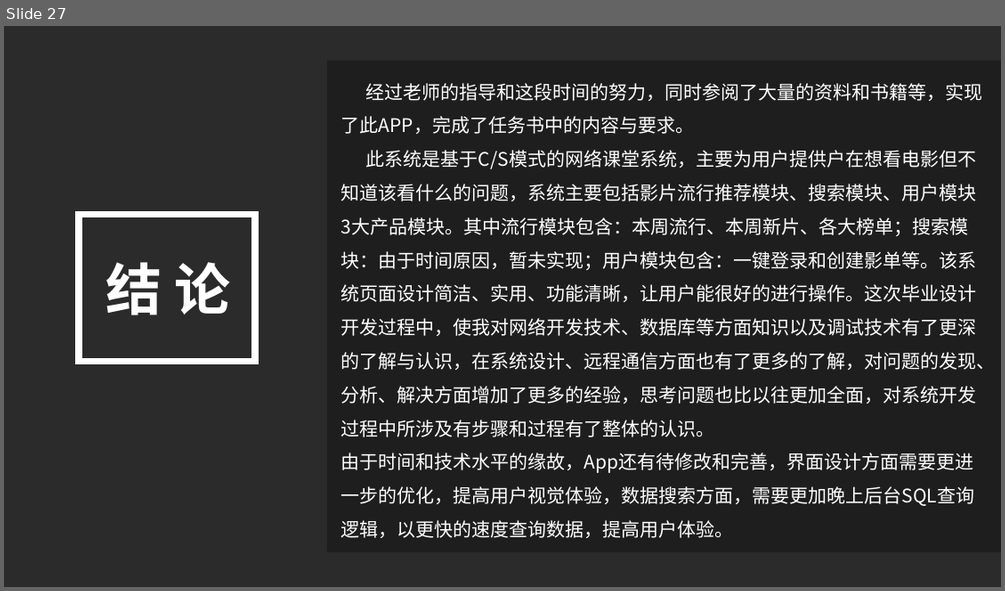
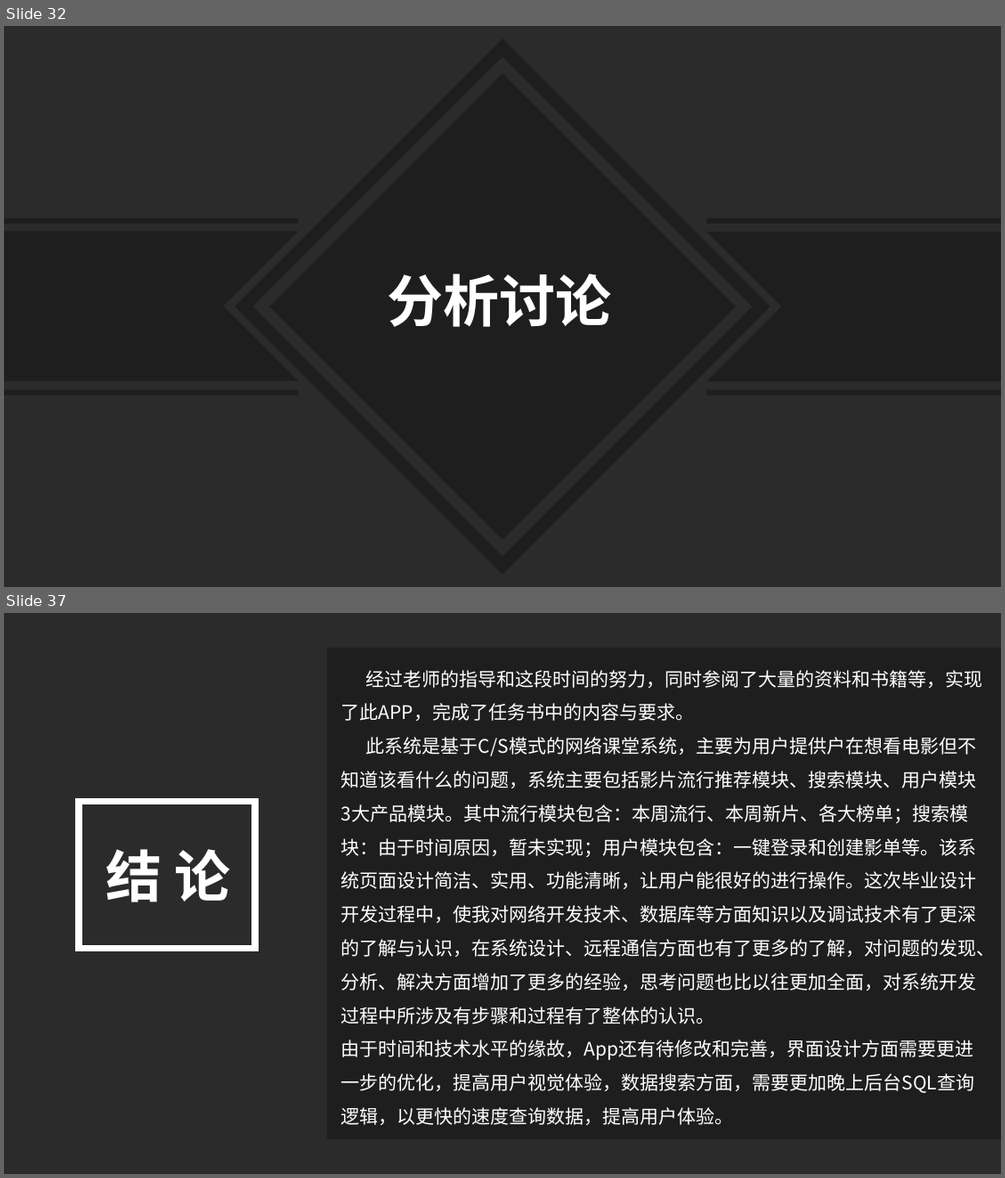
Before and after one commit to lhch102/doc, a slide deck: 夜本毕设资料/夜大本科论文/李虎城-IDEAL-答辩PPT.pptx. Shown one above the other, each under a label of ours: slide 27 before the commit, slides 32 and 37 after it; the slides between them are not shown. The pictures are 1005x591 and 1005x1178 pixels, drawn with LibreOffice and Linux fonts; fonts in the diff are those of the drawing; background and template pictures are left out; a plain dark background stands for a picture behind light text. Boxes give left, top, right and bottom in pixels: in the first picture for what was removed or moved away, otherwise in the second. Text is boxed around its words. In the diff, an @@ line names an element or a change of style, - is before the commit and + after.

```diff
--- a/夜本毕设资料/夜大本科论文/李虎城-IDEAL-答辩PPT.pptx
+++ b/夜本毕设资料/夜大本科论文/李虎城-IDEAL-答辩PPT.pptx
@@ slide 32 added at [4, 26, 1001, 587], background picture (left out) @@
@@ frame added at [235, 38, 769, 574], fill #000000 at 30% opacity @@
@@ diamond added at [269, 73, 736, 539], fill #000000 at 30% opacity @@
@@ freeform shape added at [4, 231, 299, 380], fill #000000 at 30% opacity @@
@@ rectangle added at [4, 218, 299, 224], fill #000000 at 30% opacity @@
@@ freeform shape added at [707, 232, 1001, 381], fill #000000 at 30% opacity @@
@@ rectangle added at [707, 218, 1001, 224], fill #000000 at 30% opacity @@
@@ text added at [387, 273, 611, 327], 54 pt, text #FFFFFF, bold @@
+分析讨论
@@ rectangle added at [4, 389, 299, 394], fill #000000 at 30% opacity @@
@@ rectangle added at [707, 389, 1001, 394], fill #000000 at 30% opacity @@
@@ what was slide 27 is now slide 37 @@
```
Also in this commit, not shown: 13 slides changed, 9 other slides added, 3 other files.
